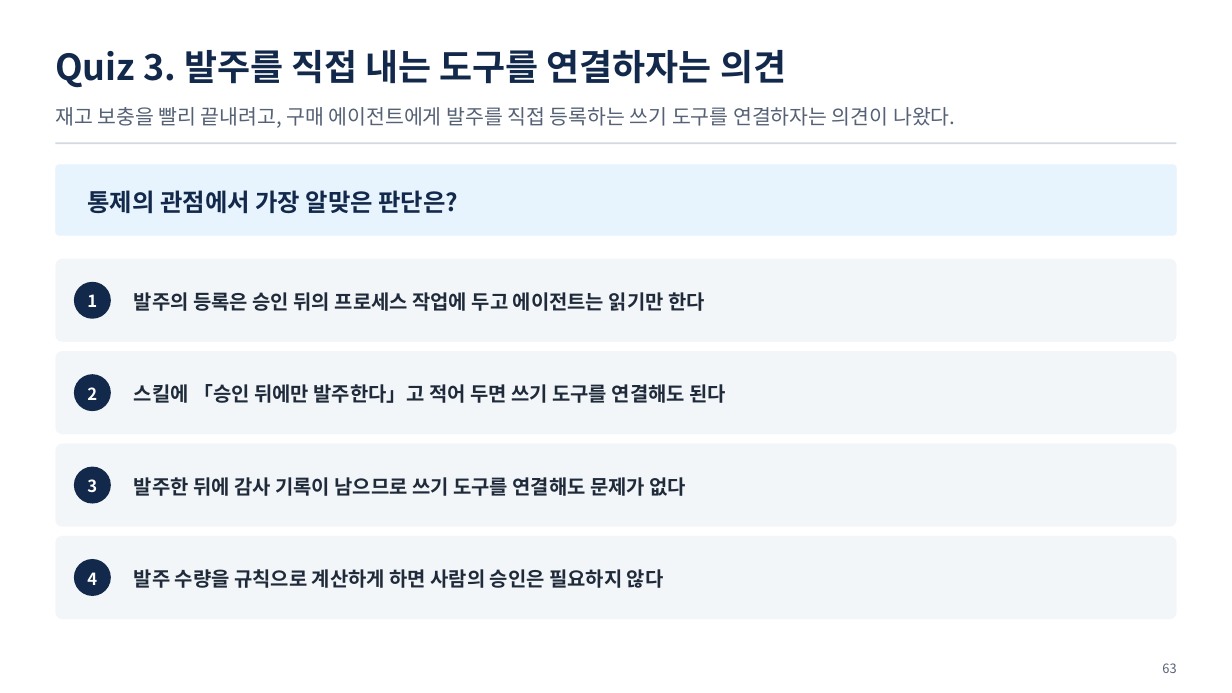
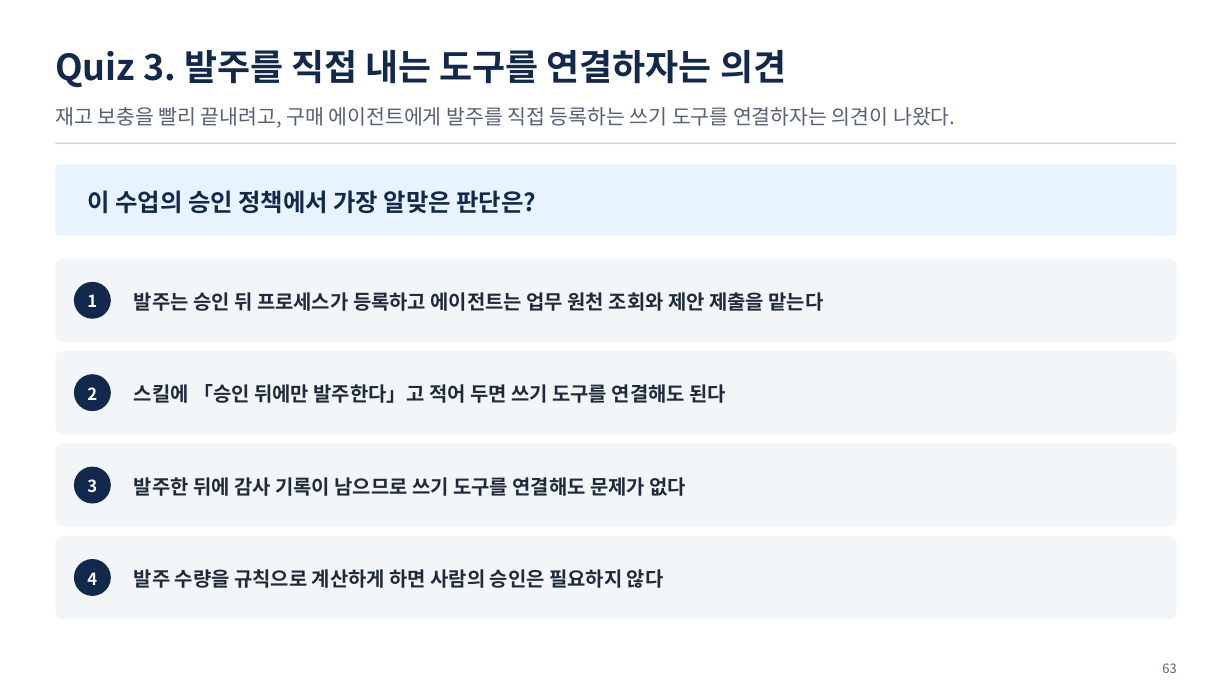
Before and after one commit to uengine-oss/hyd-iot-edu, a slide deck: slide 63 of 산출물/통합반/이론/11회차/통합반_11일차.pptx. Drawn at 1232x693 pixels with LibreOffice and Linux fonts; fonts in the diff are those of the drawing. Boxes give left, top, right and bottom in pixels: in the first picture for what was removed or moved away, otherwise in the second. Text is boxed around its words. In the diff, an @@ line names an element or a change of style, - is before the commit and + after.

```diff
--- a/산출물/통합반/이론/11회차/통합반_11일차.pptx
+++ b/산출물/통합반/이론/11회차/통합반_11일차.pptx
@@ text at (88,190,537,213): text changed @@
-통제의 관점에서 가장 알맞은 판단은?
+이 수업의 승인 정책에서 가장 알맞은 판단은?
@@ text at (134,292,824,311): text changed @@
-발주의 등록은 승인 뒤의 프로세스 작업에 두고 에이전트는 읽기만 한다
+발주는 승인 뒤 프로세스가 등록하고 에이전트는 업무 원천 조회와 제안 제출을 맡는다
```
Also in this commit, not shown: 11 other slides changed, 29 other files.
